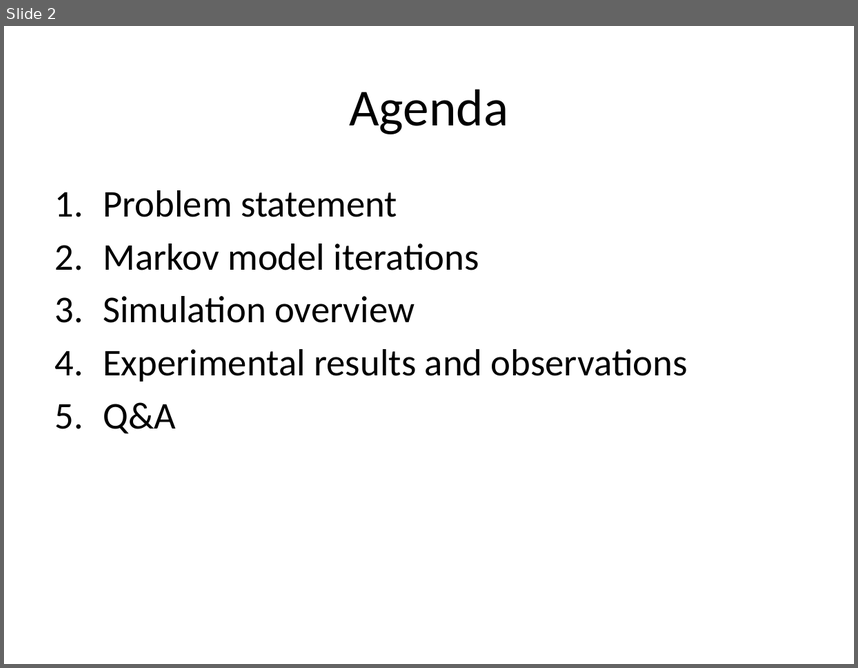
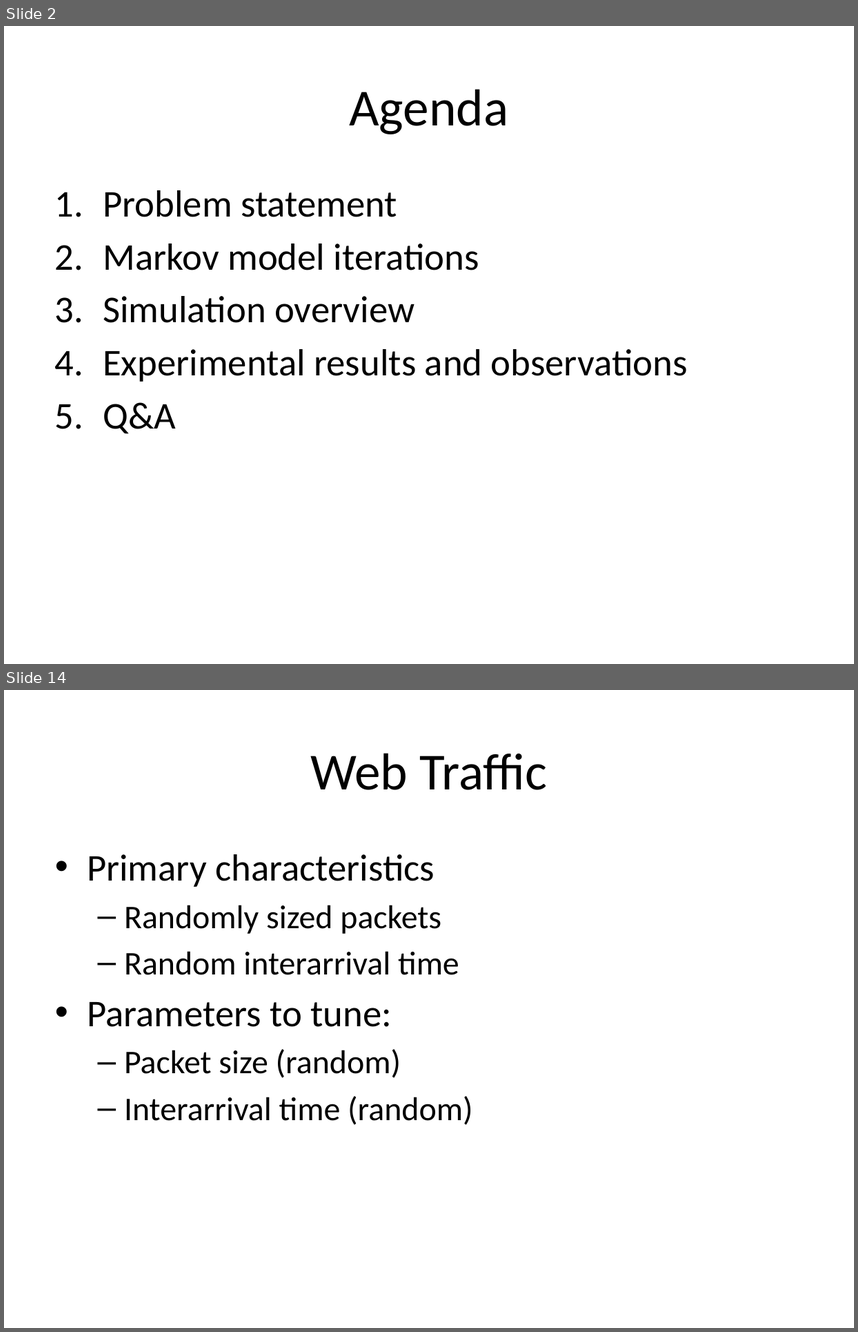
Before and after one commit to tamirh-uci/HeteroTrafficModels, a slide deck: presentation/slides.pptx. Shown one above the other, each under a label of ours: slide 2 before the commit, slides 2 and 14 after it; the slides between them are not shown. The pictures are 858x668 and 858x1332 pixels, drawn with LibreOffice and Linux fonts; fonts in the diff are those of the drawing. Boxes give left, top, right and bottom in pixels: in the first picture for what was removed or moved away, otherwise in the second. Text is boxed around its words. In the diff, an @@ line names an element or a change of style, - is before the commit and + after.

```diff
--- a/presentation/slides.pptx
+++ b/presentation/slides.pptx
@@ slide 14 added at box(4, 690, 854, 1328), background #FFFFFF @@
@@ title added at box(310, 753, 547, 790), 44 pt, text #000000 @@
+Web Traffic
@@ text added at box(87, 854, 473, 1125), 28 pt, text #000000 @@
+• Primary characteristics
+  – Randomly sized packets
+  – Random interarrival time
+• Parameters to tune:
+  – Packet size (random)
+  – Interarrival time (random)
```
Also in this commit, not shown: 7 slides changed, 12 other slides added.
